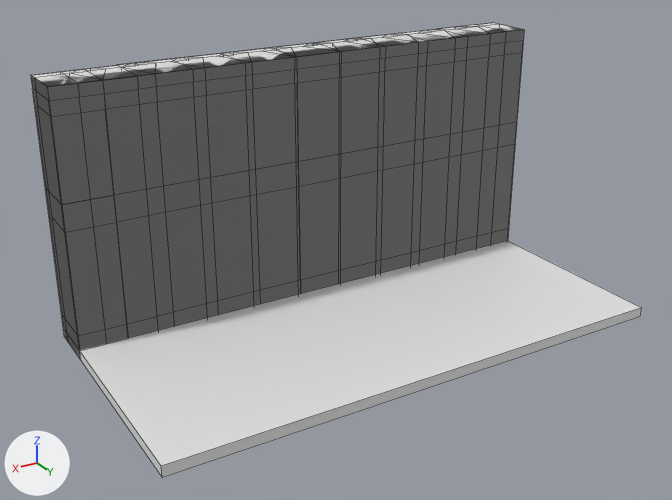
What one commit did to the FBX model HitTheTargets/Assets/Models/ModularBuilding/ModularPieces.fbx.
One viewpoint serves both versions: a camera (50 mm lens) standing at (3.62, 16.0, 8.48) and looking at (-4.46, 2.53, 1.75). The axes (+X, +Y, +Z) are drawn at lower left. The lights are the same throughout. Mesh edges are drawn as thin lines.

The first picture shows 'FloorGround', 'Wall2', 'WallBasic', 'WallHole', 'WallWindow'.
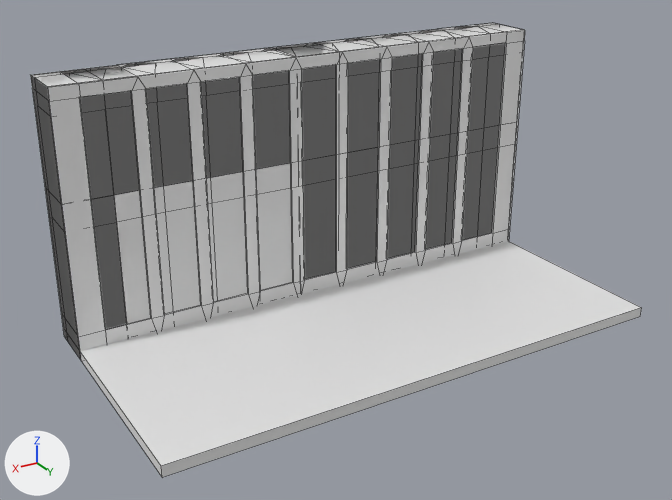
Commit message: fxed windows

Diff of the bpy script that builds the scene:
```diff
--- a/HitTheTargets/Assets/Models/ModularBuilding/ModularPieces.fbx.py
+++ b/HitTheTargets/Assets/Models/ModularBuilding/ModularPieces.fbx.py
@@ me_cube_052 @@
 # used by ob_wallwindow; location = (0.0, 0.0, 0.0)
-me_cube_052.from_pydata(...)  # 176 vertices, 182 faces; spans x -10.0..0.0, y -0.04..1.0, z 0.0..5.0
+me_cube_052.from_pydata(...)  # 256 vertices, 306 faces; spans x -10.0..0.0, y -0.04..1.04, z 0.0..5.0
+# me_cube_052 part 1
+# 16 vertices are removed from x -8.5..-1.5, y 1.0, z 0.5..4.77
+# 33 faces are deleted
+# 32 new vertices lie (0.0, 0.04, 0.0) away from vertices in x -10.0..0.0, y 1.0, z 0.0..5.0
+# 32 new vertices lie (0.0, 1.0, 0.0) away from vertices in x -8.63..-1.37, y 0.0, z 0.5..4.78
+# 32 new vertices lie (0.0, 0.04, 0.0) away from vertices in x -8.63..-1.37, y 1.0, z 0.5..4.78
+# 148 new faces join them, mat_trim (its picture is missing)
+# 9 new faces join them, mat_window (white #e7e7e7)
 me_cube_052.materials.append(mat_trim)
```

Where the change shows, as pixel boxes (x1, y1, x2, y2) in the pictures (672 x 500 px):
'WallWindow', reshaped: before (30, 23, 524, 359); after (30, 23, 525, 360)
part 1 of me_cube_052, built on: before (48, 30, 524, 350); after (47, 30, 525, 356)
'WallBasic', unchanged, uncovered by the edit: before (46, 28, 523, 357); after (46, 28, 505, 358)
'WallHole', unchanged, covered by the edit: before (32, 23, 524, 360); after (32, 23, 519, 353)
'Wall2', unchanged, covered by the edit: before (35, 25, 524, 350); after (34, 25, 505, 349)
